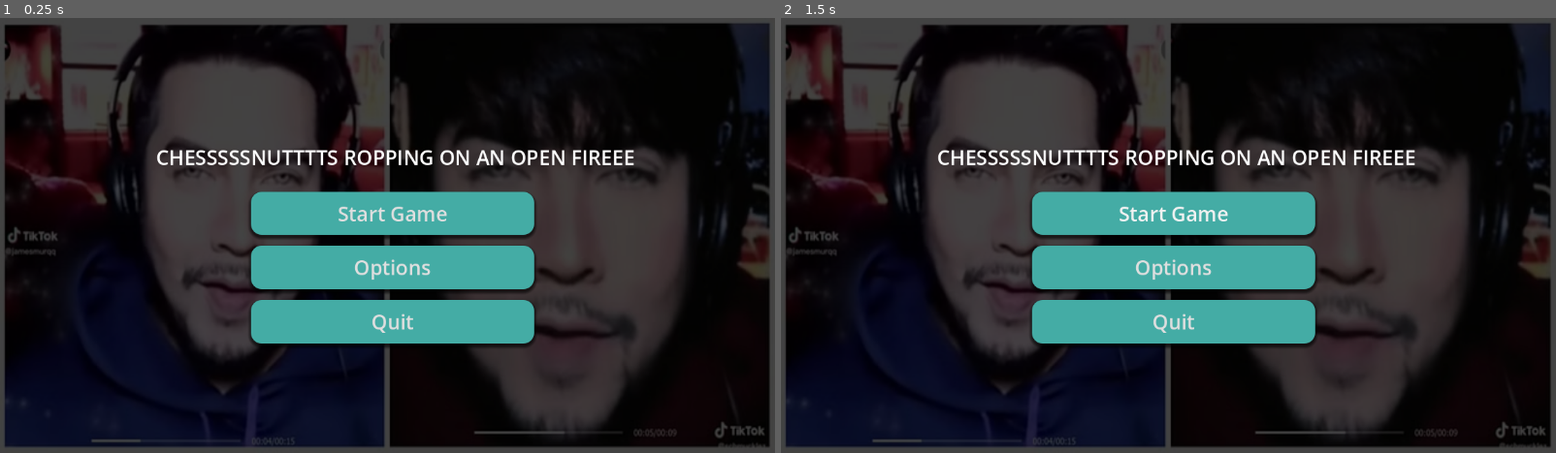
Above: before the commit, frames 1-2 (left to right).
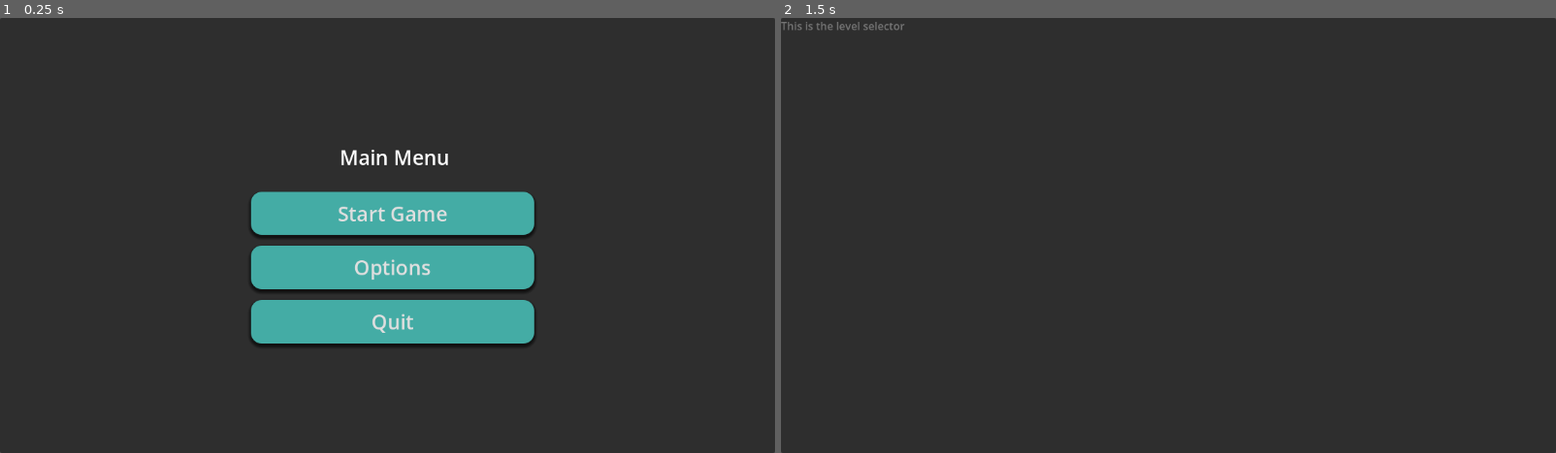
Above: after the commit, the same moments.

Repository: DylGit3/ProjectNexus
Game: Godot game, scene res://main.tscn
Same seed, same stepped clock (60 frames per second), same inputs: the game is played once before the commit and once after it.
Inputs (mouse positions are in pixels of both pictures, inside the frame that each line leads up to):
- Up to frame 1 (0.25 s): no input
- Up to frame 2 (1.5 s): click "Start Game" at 0.5 s; click (1176, 213) at 1.25 s, where only the run before the commit has a clickable "Start Game"

The runs differ from the first frame. In frame 1, 54% of the frame differs, in the area x 0-100%, y 1-99%; in frame 2, 66%, in the area x 0-100%, y 0-99%.

Commit message:
implemented music

Diff:
--- /dev/null
+++ b/level_selector.tscn
@@ -0,0 +1,23 @@
+[gd_scene format=3 uid="uid://b635khl868dyg"]
+
+[node name="Level Selector" type="Control"]
+layout_mode = 3
+anchors_preset = 15
+anchor_right = 1.0
+anchor_bottom = 1.0
+grow_horizontal = 2
+grow_vertical = 2
+
+[node name="Label" type="Label" parent="."]
+layout_mode = 0
+offset_right = 709.0
+offset_bottom = 280.0
+text = "This is the level selector"
+
+[node name="Panel" type="Panel" parent="."]
+layout_mode = 1
+anchors_preset = 15
+anchor_right = 1.0
+anchor_bottom = 1.0
+grow_horizontal = 2
+grow_vertical = 2
--- a/main.gd
+++ /dev/null
@@ -1,10 +0,0 @@
-extends Node2D
-
-
-
-func _on_quit_pressed():
-	get_tree().quit()
-
-
-func _on_play_pressed():
-	get_tree().change_scene_to_file("res://menu.tscn")
--- a/main.tscn
+++ b/main.tscn
@@ -1,11 +1,7 @@
-[gd_scene load_steps=6 format=3 uid="uid://36ku13axo8lh"]
+[gd_scene load_steps=5 format=3 uid="uid://36ku13axo8lh"]
 
-[ext_resource type="Texture2D" uid="uid://gtwpetl52vut" path="res://25ded-16714412868392-1920.png" id="1_lpsx4"]
 [ext_resource type="Script" path="res://main_menu.gd" id="1_voar0"]
-
-[sub_resource type="StyleBoxTexture" id="StyleBoxTexture_kete2"]
-texture = ExtResource("1_lpsx4")
-modulate_color = Color(0.262932, 0.262932, 0.262932, 1)
+[ext_resource type="AudioStream" uid="uid://dexdudfwpslf2" path="res://goodVibes.ogg" id="2_60ur4"]
 
 [sub_resource type="StyleBoxEmpty" id="StyleBoxEmpty_brb55"]
 
@@ -34,7 +30,6 @@
 anchor_bottom = 1.0
 grow_horizontal = 2
 grow_vertical = 2
-theme_override_styles/panel = SubResource("StyleBoxTexture_kete2")
 
 [node name="VBoxContainer" type="VBoxContainer" parent="."]
 layout_mode = 1
@@ -95,9 +90,14 @@
 grow_horizontal = 2
 grow_vertical = 2
 theme_override_font_sizes/font_size = 30
-text = "CHESSSSSNUTTTTS ROPPING ON AN OPEN FIREEE"
+text = "Main Menu"
 horizontal_alignment = 1
 vertical_alignment = 1
+
+[node name="goodVibes audio" type="AudioStreamPlayer" parent="."]
+stream = ExtResource("2_60ur4")
+volume_db = -45.872
+autoplay = true
 
 [connection signal="pressed" from="VBoxContainer/Button" to="." method="_on_start_pressed"]
 [connection signal="pressed" from="VBoxContainer/Button2" to="." method="_on_options_pressed"]
--- a/main_menu.gd
+++ b/main_menu.gd
@@ -12,11 +12,11 @@
 
 
 func _on_start_pressed() -> void:
-	"get_tree().change_scene_to_file()"
+	get_tree().change_scene_to_file("res://level_selector.tscn")
 
 
 func _on_options_pressed() -> void:
-	print("Options Pressed")
+	get_tree().change_scene_to_file("res://options.tscn")
 
 
 func _on_Quit_pressed() -> void:
--- a/menu.tscn
+++ /dev/null
@@ -1,11 +0,0 @@
-[gd_scene format=3 uid="uid://dc6ivjvtxboin"]
-
-[node name="Menu" type="Node2D"]
-
-[node name="Label" type="Label" parent="."]
-offset_left = 448.0
-offset_top = 251.0
-offset_right = 724.0
-offset_bottom = 436.0
-text = "This is the menu screen
-"
--- /dev/null
+++ b/options.tscn
@@ -0,0 +1,26 @@
+[gd_scene format=3 uid="uid://d4i5ovowp2kgm"]
+
+[node name="Options" type="Control"]
+layout_mode = 3
+anchors_preset = 15
+anchor_right = 1.0
+anchor_bottom = 1.0
+grow_horizontal = 2
+grow_vertical = 2
+
+[node name="Panel" type="Panel" parent="."]
+layout_mode = 1
+anchors_preset = 15
+anchor_right = 1.0
+anchor_bottom = 1.0
+grow_horizontal = 2
+grow_vertical = 2
+
+[node name="Label" type="Label" parent="Panel"]
+layout_mode = 0
+offset_left = 78.0
+offset_top = 103.0
+offset_right = 644.0
+offset_bottom = 376.0
+text = "make a sound bar for music
+make sound bar for vfx"
Binary file removed: 25ded-16714412868392-1920.png
Not shown, removed: 25ded-16714412868392-1920.png.import
Not shown, added: goodVibes.ogg.import
Not shown, added: goodVibes.ogg
